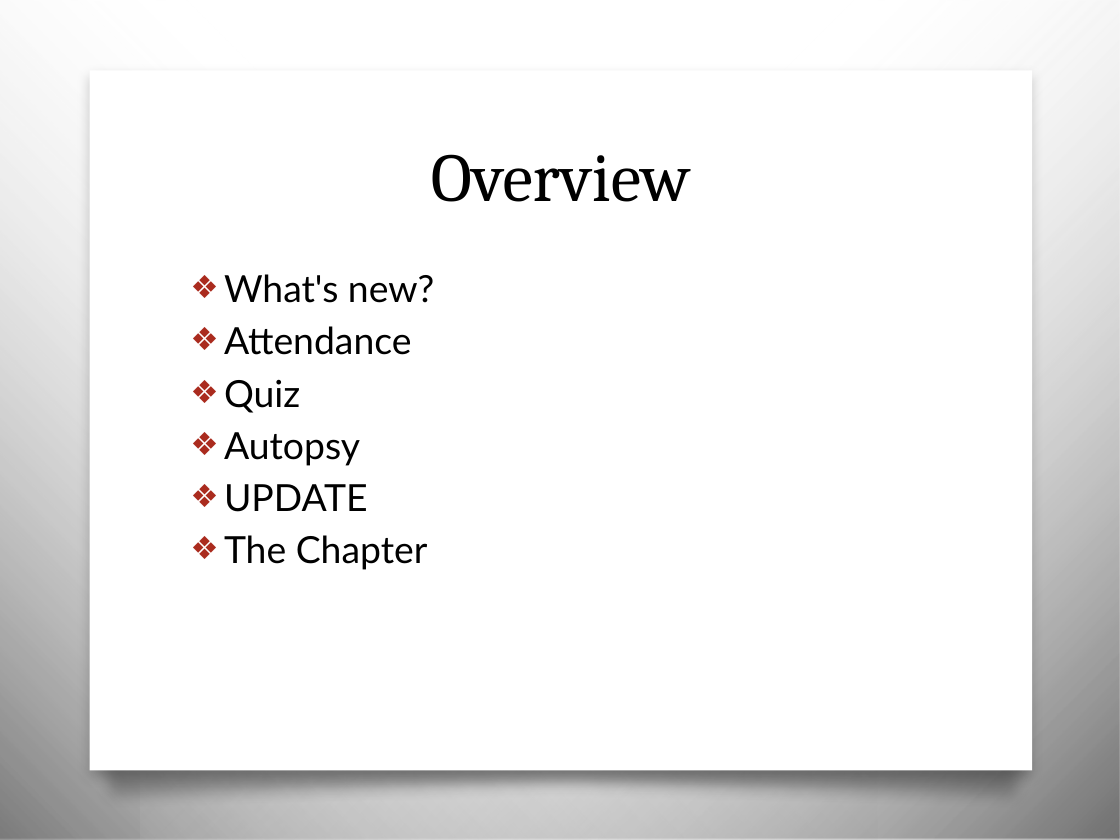
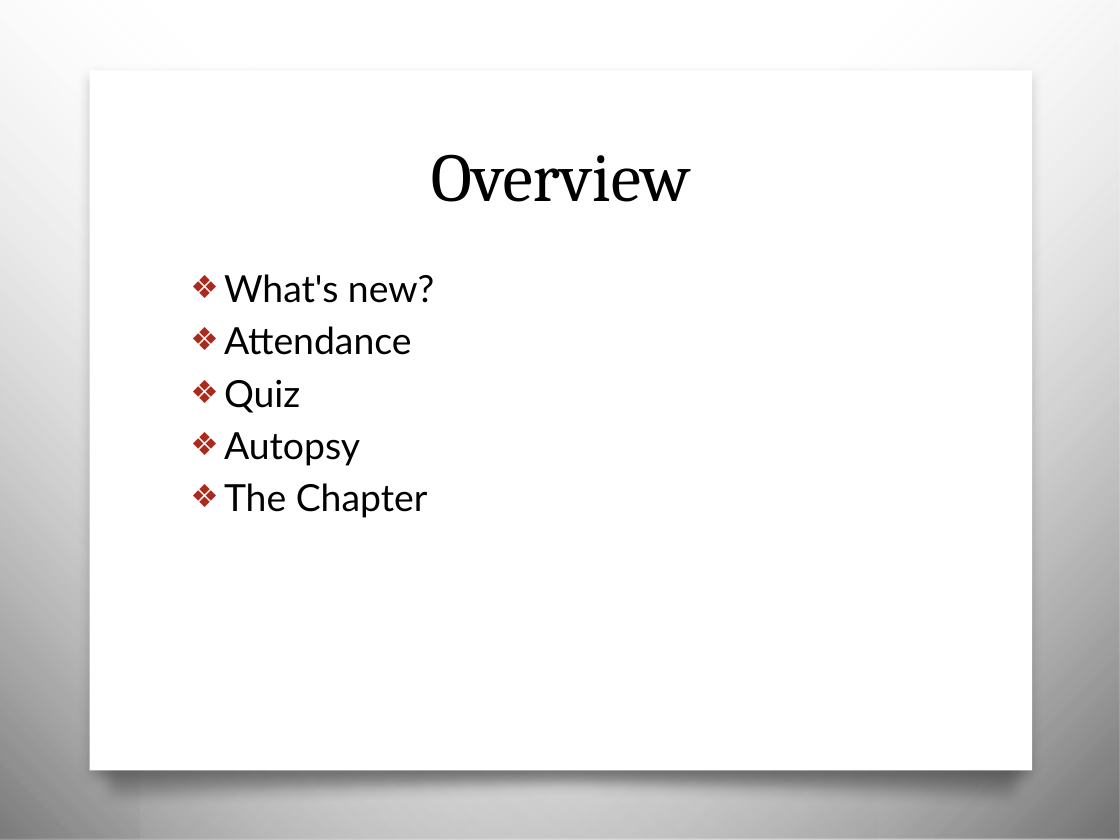
Before and after one commit to awayken/USF-ART329, a slide deck: slide 2 of slides/classeight/slides.pptx. Drawn at 1120x840 pixels with LibreOffice and Linux fonts; fonts in the diff are those of the drawing; background and template pictures are left out. Boxes give left, top, right and bottom in pixels: in the first picture for what was removed or moved away, otherwise in the second. Text is boxed around its words. In the diff, an @@ line names an element or a change of style, - is before the commit and + after.

```diff
--- a/slides/classeight/slides.pptx
+++ b/slides/classeight/slides.pptx
@@ text at box(224, 484, 368, 512): paragraph removed @@
-❖ UPDATE
```
Also in this commit, not shown: 1 other slide changed, 1 slide added.
